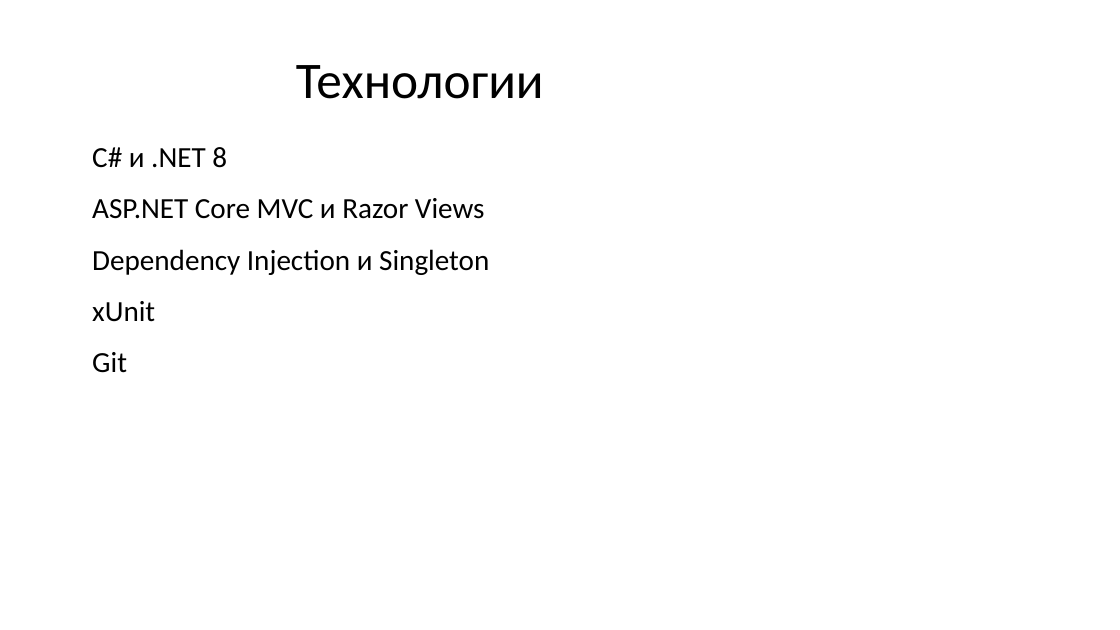
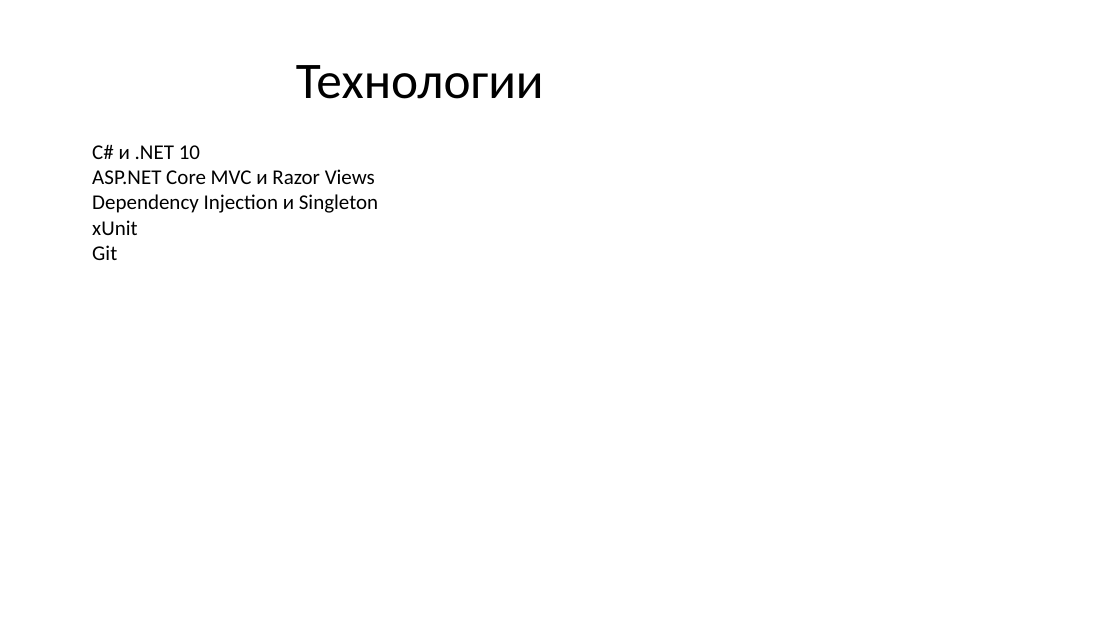
Before and after one commit to Hokpy/Project_CSV, a slide deck: slide 4 of final_documents/Презентация_ПП0201.pptx. Drawn at 1120x630 pixels with LibreOffice and Linux fonts; fonts in the diff are those of the drawing. Boxes give left, top, right and bottom in pixels: in the first picture for what was removed or moved away, otherwise in the second. Text is boxed around its words. In the diff, an @@ line names an element or a change of style, - is before the commit and + after.

```diff
--- a/final_documents/Презентация_ПП0201.pptx
+++ b/final_documents/Презентация_ПП0201.pptx
@@ text at box(92, 145, 200, 159): text changed; size 25 to 18 pt @@
-C# и .NET 8
+C# и .NET 10
@@ text at box(92, 169, 378, 260): size 25 to 18 pt in "ASP.NET Core MVC и Razor Views", "Dependency Injection и Singleton", "xUnit", "Git"; less space between paragraphs @@
```
Also in this commit, not shown: 1 other slide changed, 7 other files.
